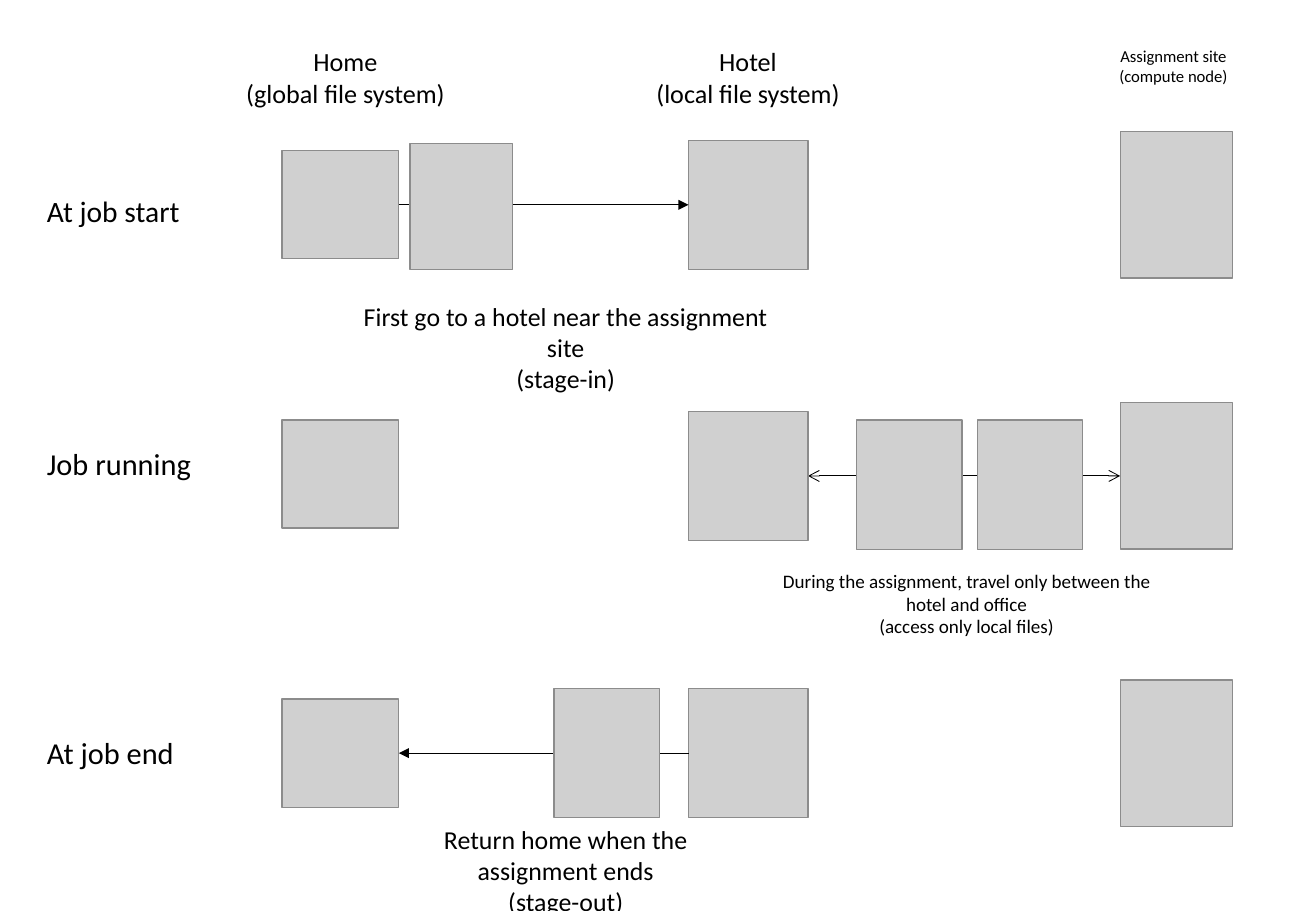
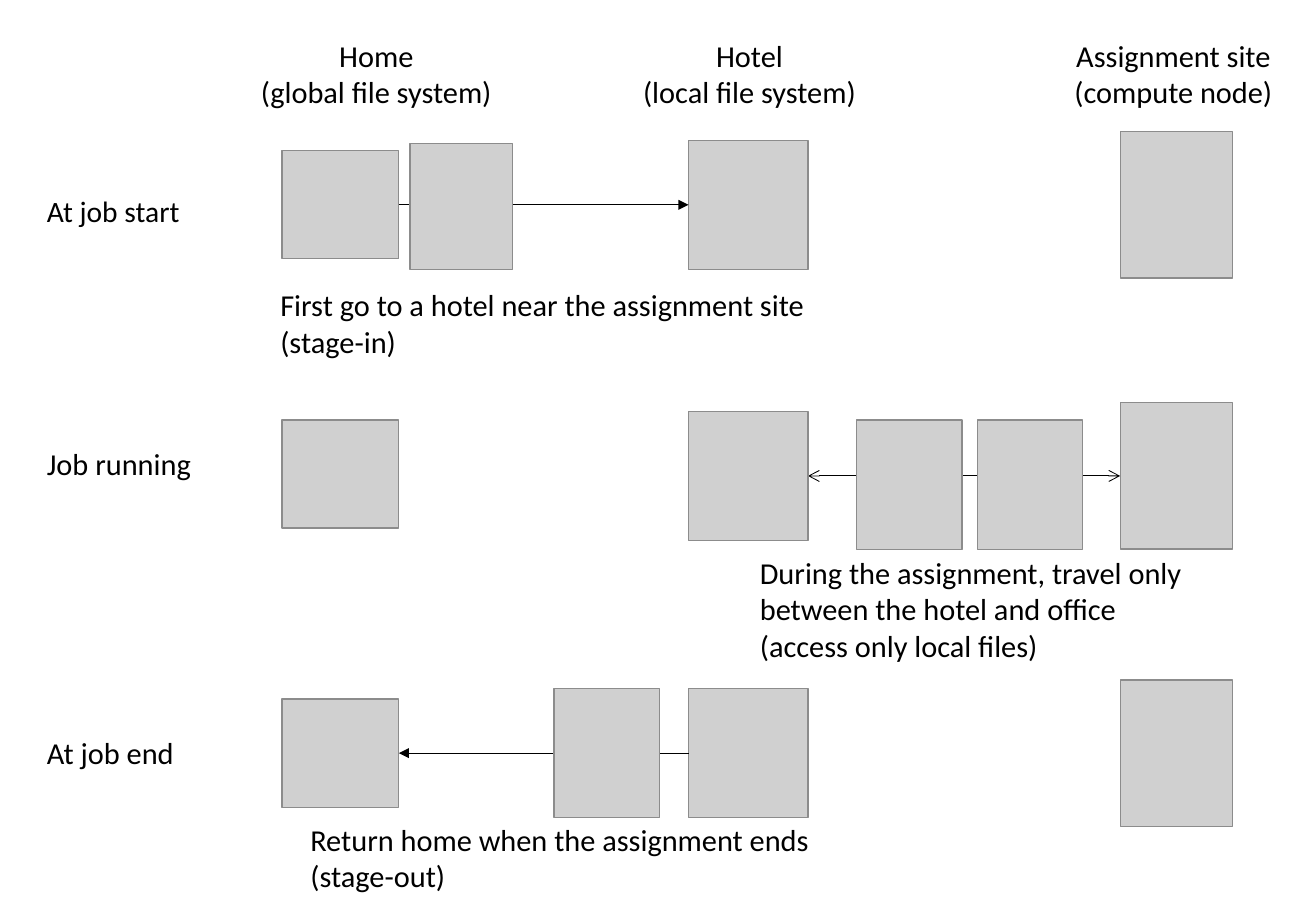
Before and after one commit to kaityo256/sevendayshpc, a slide deck: slide 12 of site-assets/sources/day2/fig-ja-en.pptx. Drawn at 1316x911 pixels with LibreOffice and Linux fonts; fonts in the diff are those of the drawing; grey boxes stand for pictures. Boxes give left, top, right and bottom in pixels: in the first picture for what was removed or moved away, otherwise in the second. Text is boxed around its words. In the diff, an @@ line names an element or a change of style, - is before the commit and + after.

```diff
--- a/site-assets/sources/day2/fig-ja-en.pptx
+++ b/site-assets/sources/day2/fig-ja-en.pptx
@@ text "Home" at [261,47,492,109]: size 15.5 to 18 pt @@
@@ text "Home": place and size @@
-text "Home" at [246,54,445,108]
+text "Home" at [261,47,492,109]
@@ text "Hotel": place and size @@
-text "Hotel" at [656,53,839,108]
+text "Hotel" at [643,46,856,108]
@@ text "Hotel" at [643,46,856,108]: size 15.5 to 18 pt @@
@@ text "Assignment site": place and size @@
-text "Assignment site" at [1119,50,1227,85]
+text "Assignment site" at [1074,46,1272,108]
@@ text "Assignment site" at [1074,46,1272,108]: size 9.9 to 18 pt @@
@@ text "First go to a hotel ..." at [280,295,804,359]: size 15.3 to 18 pt; alignment centre to left @@
@@ text "First go to a hotel ...": place and size @@
-text "First go to a hotel ..." at [364,308,767,393]
+text "First go to a hotel ..." at [280,295,804,359]
@@ text "During the assignment, travel only ...": place and size @@
-text "During the assignment, travel only ..." at [783,574,1150,636]
+text "During the assignment, travel only ..." at [760,563,1182,662]
@@ text "During the assignment, travel only ..." at [760,563,1182,662]: size 11.2 to 18 pt; alignment centre to left @@
@@ text "Return home when the assignment ...": place and size @@
-text "Return home when the assignment ..." at [444,831,687,885]
+text "Return home when the assignment ..." at [310,830,809,893]
@@ text "Return home when the assignment ..." at [310,830,809,893]: size 15.3 to 18 pt; alignment centre to left @@
```
Also in this commit, not shown: 6 other slides changed, 10 other files.
